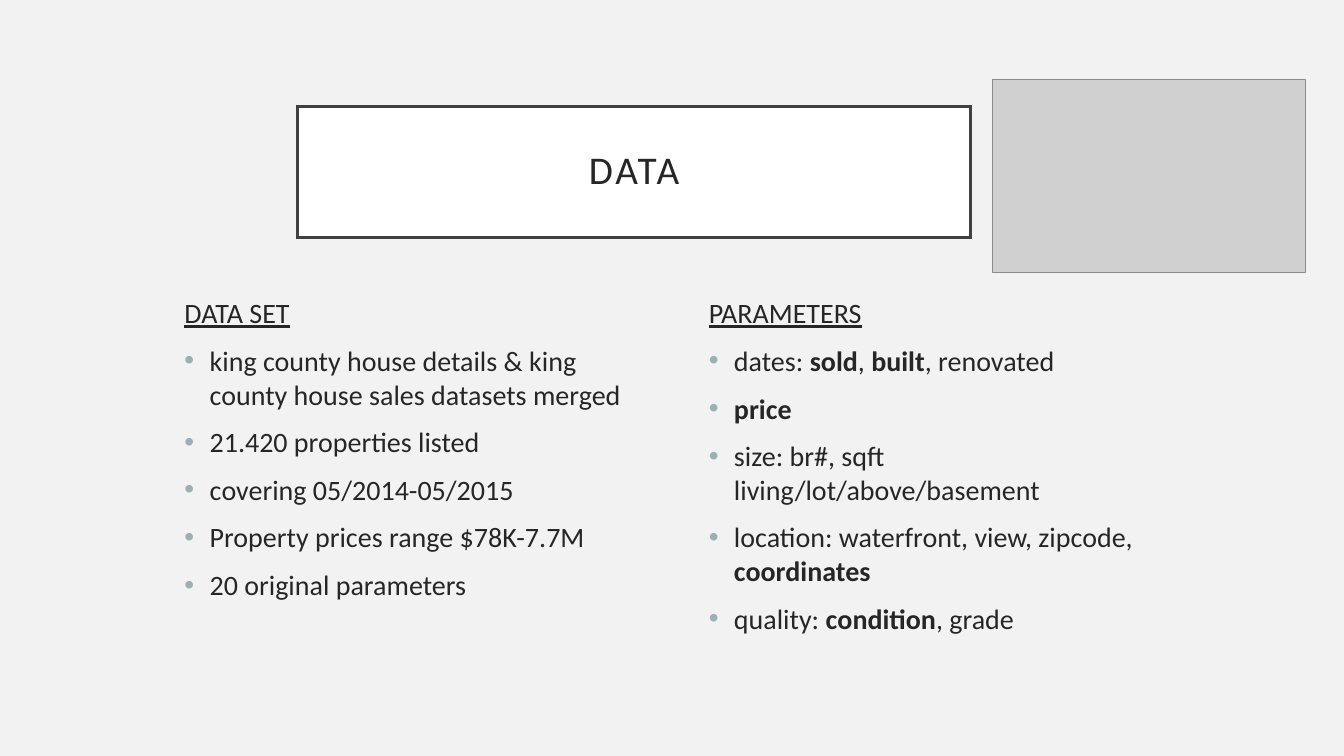
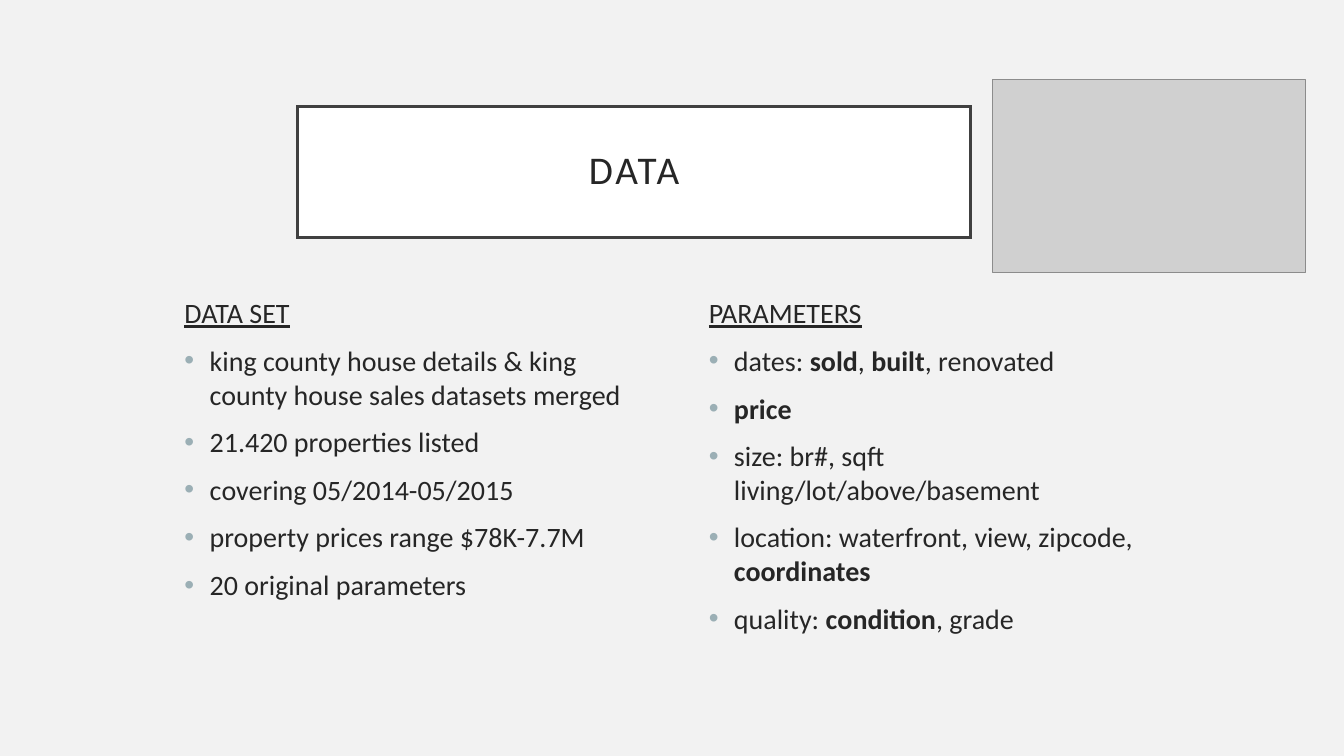
Before and after one commit to shnitzle/eda_project, a slide deck: slide 3 of mjr_folder/presentation/Presentation_Properties_Erin_Robinson.pptx. Drawn at 1344x756 pixels with LibreOffice and Linux fonts; fonts in the diff are those of the drawing; grey boxes stand for pictures. Boxes give left, top, right and bottom in pixels: in the first picture for what was removed or moved away, otherwise in the second. Text is boxed around its words. In the diff, an @@ line names an element or a change of style, - is before the commit and + after.

Commit message:
PPT

```diff
--- a/mjr_folder/presentation/Presentation_Properties_Erin_Robinson.pptx
+++ b/mjr_folder/presentation/Presentation_Properties_Erin_Robinson.pptx
@@ text at (x1=210, y1=528, x2=585, y2=552): text changed @@
-• Property prices range $78K-7.7M
+• property prices range $78K-7.7M
```
